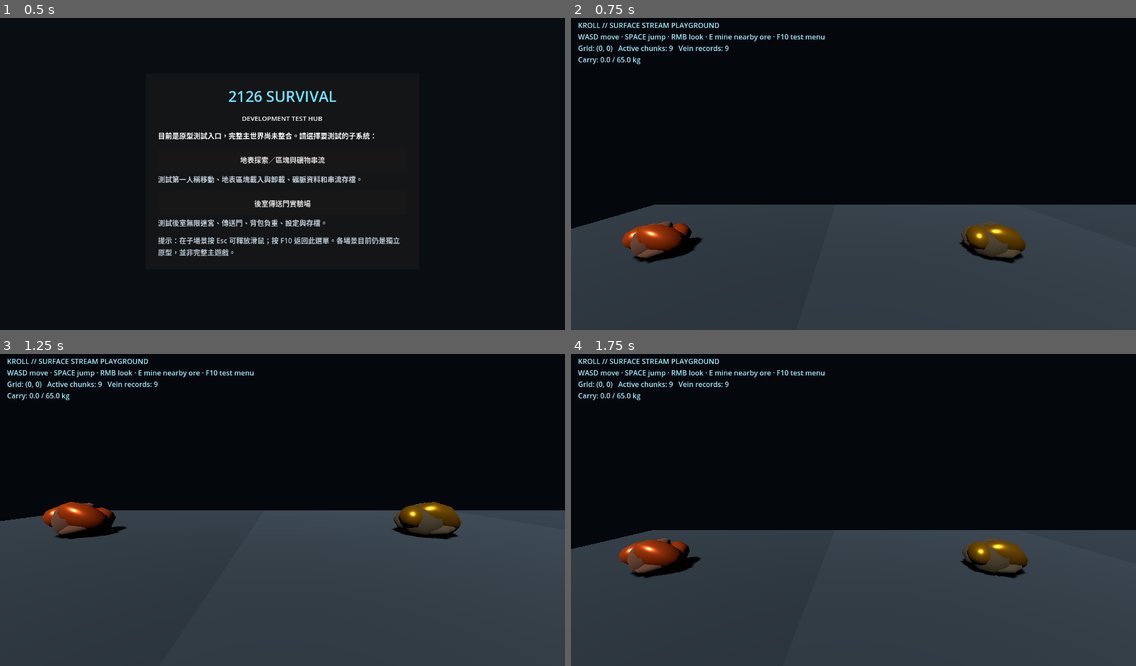
Above: before the commit, frames 1-4 (two rows, left to right).
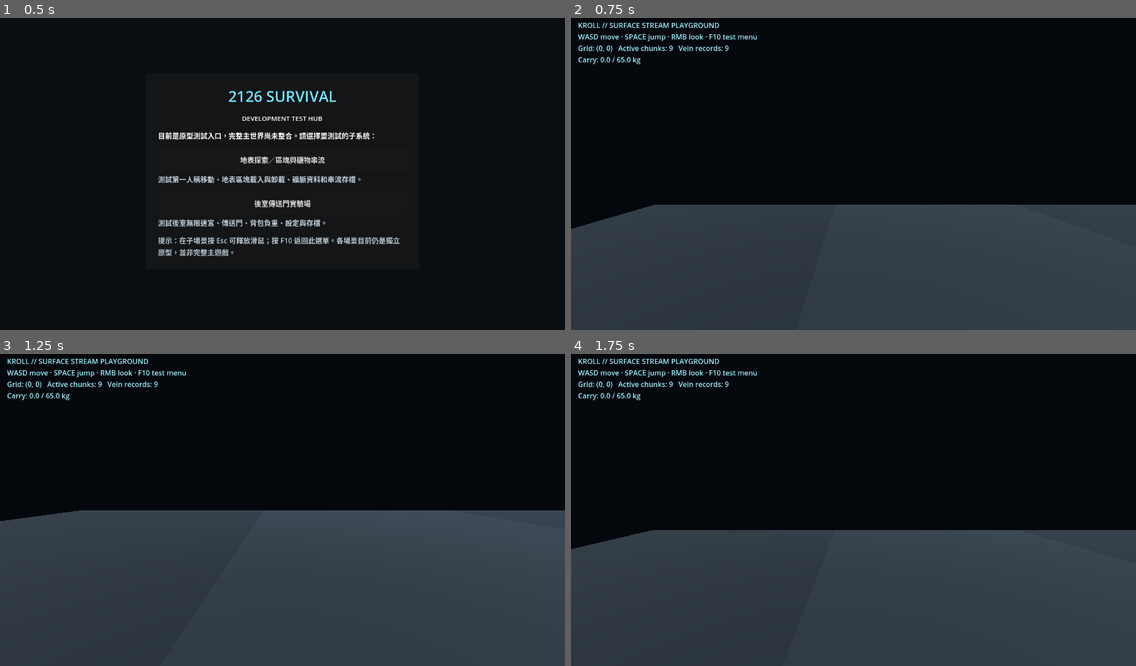
Above: after the commit, the same moments.

Repository: qaqp980520-prog/2126-Survival
Game: Godot game, scene res://prototypes/SurvivalTestHub.tscn
Two runs of this game, one before a commit and one after it. Both use one fixed random seed, a clock stepped at 60 frames per second and the inputs below.
Inputs (mouse positions are in pixels of both pictures, inside the frame that each line leads up to):
- Up to frame 1 (0.5 s): no input
- Up to frame 2 (0.75 s): click "地表探索／區塊與礦物串流" at 0.5 s
- Up to frame 3 (1.25 s): no input
- Up to frame 4 (1.75 s): tap Enter at 1.25 s; move the mouse to (977, 491) at 1.27 s; hold Right from 1.28 s (still down); tap E at 1.35 s; click (977, 491) at 1.42 s; tap Space at 1.52 s

Frame 1 is identical in both runs. In frame 2, 2.6% of the frame differs, in the area x 9-81%, y 5-79%; in frame 3, 2.5%; in frame 4, 2.5%.

Commit message:
Keep mineral veins underground instead of mineable on the surface

Diff:
--- a/prototypes/SurfaceChunkStreamingPlayground.gd
+++ b/prototypes/SurfaceChunkStreamingPlayground.gd
@@ -158,8 +158,6 @@
 			elif key_event.keycode == KEY_ESCAPE:
 				_mouse_look_active = false
 				Input.mouse_mode = Input.MOUSE_MODE_VISIBLE
-			elif key_event.keycode == KEY_E:
-				_mine_nearest_vein()
 	elif event is InputEventMouseButton:
 		var mouse_event := event as InputEventMouseButton
 		if mouse_event.pressed and mouse_event.button_index == MOUSE_BUTTON_RIGHT:
@@ -171,29 +169,6 @@
 		_pitch = clampf(_pitch - motion.relative.y * 0.003, -1.05, 1.05)
 		player.rotation.y = _yaw
 		camera.rotation.x = _pitch
-
-func _mine_nearest_vein() -> void:
-	if player == null or chunk_controller == null:
-		return
-	var nearest: Node3D = null
-	var nearest_distance := 2.8
-	for chunk_id in chunk_controller.get_loaded_chunk_ids():
-		var chunk: Node = chunk_controller.get_chunk_root(str(chunk_id))
-		if chunk == null:
-			continue
-		for child in chunk.get_children():
-			if child is MineralMiningNode:
-				var vein := child as Node3D
-				var distance := player.global_position.distance_to(vein.global_position)
-				if distance < nearest_distance:
-					nearest = vein
-					nearest_distance = distance
-	if nearest == null:
-		return
-	var mined: int = int(nearest.call("mine_hit", nearest.global_position))
-	if mined <= 0:
-		push_warning("Mining failed: inventory full or vein depleted.")
-	_refresh_hud()
 
 func _sync_streaming(now_unix: int = -1) -> bool:
 	if player == null or director == null:
@@ -335,7 +310,7 @@
 	ore.regen_interval_seconds = 60
 	ore.last_regen_unix = _stream_clock_unix if _stream_clock_unix > 0 else int(Time.get_unix_time_from_system())
 	ore.inventory_bridge_path = NodePath("../../../SurvivalWorldBridge")
-	ore.position = Vector3(CHUNK_SIZE * 0.5, 0.2, CHUNK_SIZE * 0.5)
+	ore.position = Vector3(CHUNK_SIZE * 0.5, -3.0, CHUNK_SIZE * 0.5)
 	chunk.add_child(ore)
 	return chunk
 
@@ -348,4 +323,4 @@
 	var inventory_summary: Dictionary = inventory_bridge.call("get_summary") if inventory_bridge != null else {}
 	var weight := float(inventory_summary.get("weight_kg", 0.0))
 	var limit := float(inventory_summary.get("limit_kg", 65.0))
-	hud.text = "KROLL // SURFACE STREAM PLAYGROUND\nWASD move · SPACE jump · RMB look · E mine nearby ore · F10 test menu\nGrid: %s   Active chunks: %d   Vein records: %d\nCarry: %.1f / %.1f kg" % [grid_text, active_count, record_count, weight, limit]
+	hud.text = "KROLL // SURFACE STREAM PLAYGROUND\nWASD move · SPACE jump · RMB look · F10 test menu\nGrid: %s   Active chunks: %d   Vein records: %d\nCarry: %.1f / %.1f kg" % [grid_text, active_count, record_count, weight, limit]
